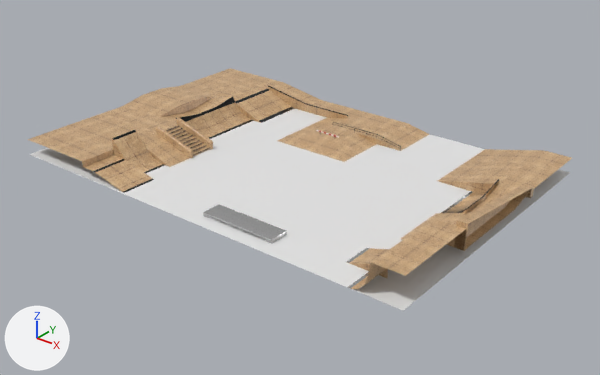
The FBX model Assets/Content/Models/warehouse/park.fbx, before and after one commit.
Rendered twice from a 50 mm lens placed at (72.1, -44.7, 34.9), pointed at (24.6, 14.6, -1.9). Lighting does not change. The marker at lower left points along +X, +Y and +Z. Vertices at the same position are counted once.

The first picture shows '0.ground', 'boxA', 'boxB', 'quarterA', 'rampE', 'rampZ', 'transition'.
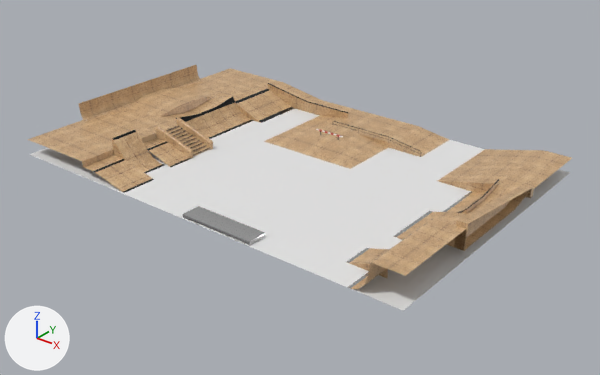
Boxes [x1, y1, x2, y2] around the edits, measured in the pictures (600 x 375 px; the box of a moved part takes in the faces that stretch with it):
'transition', reshaped
    before: [27, 68, 429, 193]
    after: [27, 68, 449, 193]
'quarterC', added (brown)
    after: [79, 65, 204, 124]
'boxA', moved
    before: [203, 204, 286, 244]
    after: [183, 206, 265, 246]
part 1 of me_plane_005, moved or reshaped
    before: [278, 101, 429, 162]
    after: [264, 101, 449, 169]
part 2 of me_plane_005, built on
    before: [141, 133, 189, 167]
    after: [141, 133, 192, 167]
part 3 of me_plane_001, moved or reshaped
    before: [401, 213, 466, 240]
    after: [394, 211, 466, 240]

The change, as a diff of the scene's bpy script:
```diff
--- a/Assets/Content/Models/warehouse/park.fbx.py
+++ b/Assets/Content/Models/warehouse/park.fbx.py
@@ me_plane_001 @@
 # used by ob_rampz; location = (46.0, 0.0, 0.0)
 # verts and faces of me_plane_001; kept vertices keep their numbers, new ones are numbered from 118
 # before: 5 (-3.0, 9.0, 1.0), 69 (-3.0, 12.0, 1.0), 71 (-3.0, 15.0, 1.0) at pixel (466, 213), 72 (-6.0, 9.0, 0.0) at pixel (400, 238), 73 (-6.0, 12.0, 0.0) at pixel (418, 225)
 # before: 74 (-6.0, 15.0, 0.0) at pixel (436, 213), 79 (-3.0, 9.0, 0.0), 80 (-3.0, 15.0, 0.0)
-me_plane_001.from_pydata(...)  # 118 vertices, 79 faces; spans x -9.4..0.0, y 0.0..31.0, z 0.0..3.0
+me_plane_001.from_pydata(...)  # 121 vertices, 81 faces; spans x -9.4..0.0, y 0.0..31.0, z 0.0..3.0
+# me_plane_001 part 3
+delete_faces([(69, 71, 74, 73), (5, 69, 73, 72), (5, 72, 79), (71, 80, 74)])
+for i in [72, 73, 74]: verts[i] += (-0.7, 0.0, 0.0)
+for new, old in zip([118, 119, 120], [5, 69, 71]): verts[new] = verts[old] + (-3.3, 0.0, -0.9)
+faces += [(73, 119, 120, 74), (72, 118, 119, 73)]  # mat_metal (its picture is missing)
+faces += [(5, 118, 72, 79), (71, 80, 74, 120), (5, 69, 119, 118), (69, 71, 120, 119)]  # mat_park01 (picture img_f47285431_jpg)
 me_plane_001.materials.append(mat_park01)
@@ me_plane_005 @@
 # used by ob_transition; location = (17.86, 19.0, 0.0)
-me_plane_005.from_pydata(...)  # 298 vertices, 178 faces; spans x -18.0..12.0, y -18.9..12.0, z 0.0..2.1
+me_plane_005.from_pydata(...)  # 313 vertices, 183 faces; spans x -18.0..14.5, y -18.9..12.0, z 0.0..2.1
+# me_plane_005 part 1: 21 vertices moved from x 0.0..12.0, y 0.0..12.0, z 0.0..0.6 to x -1.0..14.5, y -1.0..12.0, z 0.0..0.6
+# me_plane_005 part 2: 3 vertices removed from x -9.0..-6.5, y -12.0..-9.0, z 0.0..0.8; 18 vertices added at x -9.0..-3.8, y -12.0..-9.0, z 0.0..1.0
 me_plane_005.materials.append(mat_park01)
@@ me_plane_003 @@
+me_plane_003.from_pydata(...)  # 70 vertices, 54 faces; spans x -18.0..-16.6, y -12.0..6.0, z 1.6..3.6
+me_plane_003.materials.append(mat_park01)  # picture img_f47285431_jpg
@@ ob_boxa @@
 ob_boxa = bpy.data.objects.new('boxA', me_plane_002)
-ob_boxa.location = (24.0, 1.5, 0.0)
+ob_boxa.location = (22.8, 0.1, 0.0)
@@ ob_quarterc @@
+ob_quarterc = bpy.data.objects.new('quarterC', me_plane_003)
+ob_quarterc.location = (17.86, 19.0, 0.0)
```
